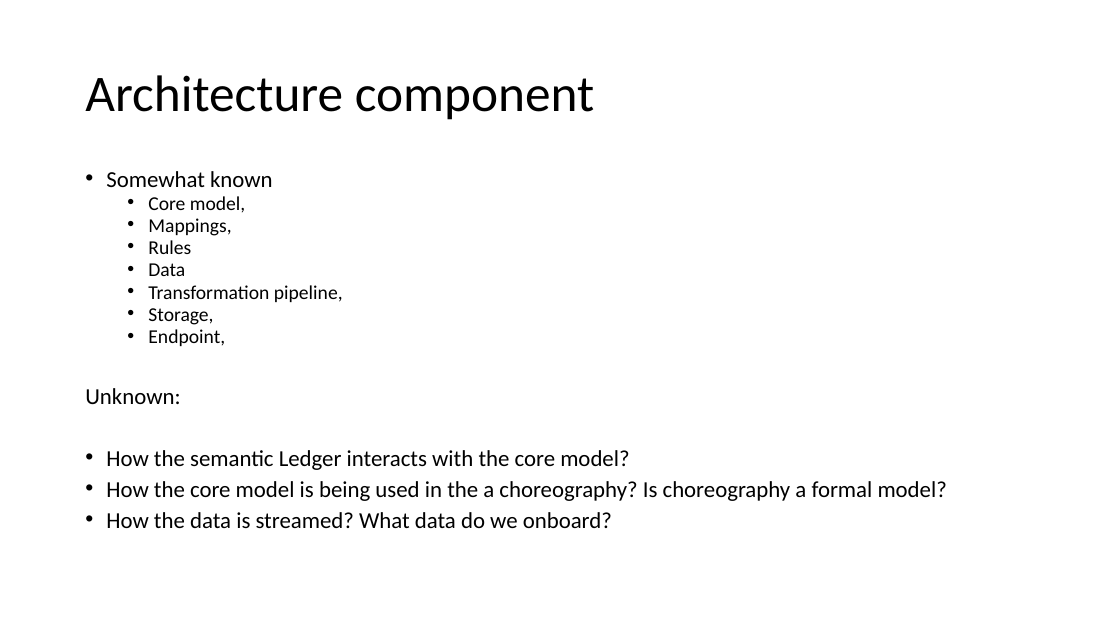
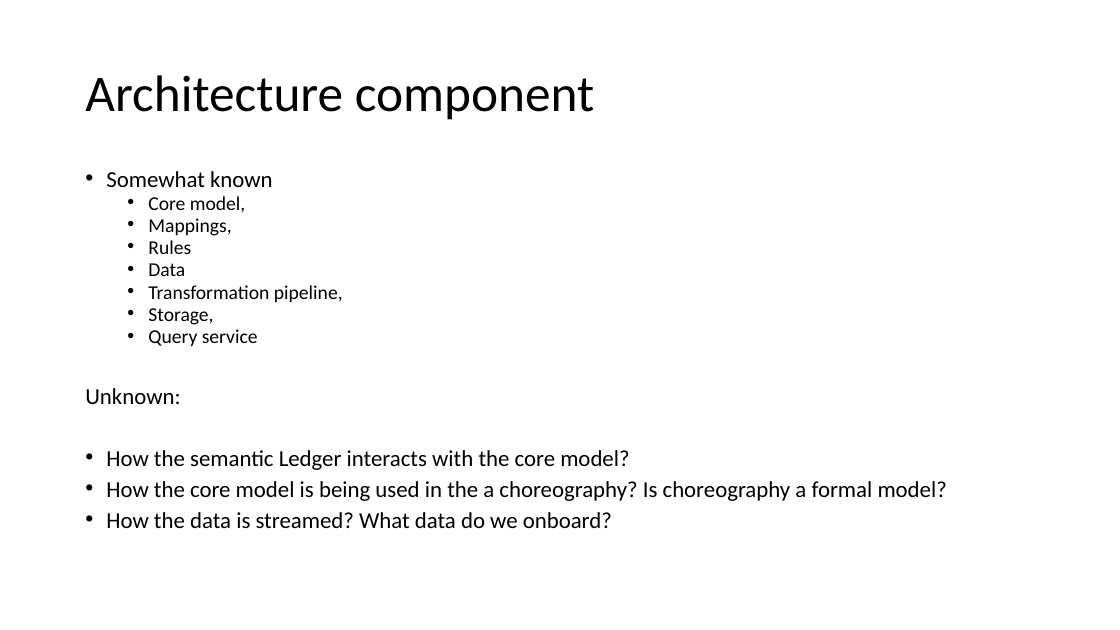
Before and after one commit to federatedplatforms/FEDeRATED-Semantic-Model, a slide deck: slide 4 of Presentation/Logistic_KnowledgeGraph.pptx. Drawn at 1120x630 pixels with LibreOffice and Linux fonts; fonts in the diff are those of the drawing. Boxes give left, top, right and bottom in pixels: in the first picture for what was removed or moved away, otherwise in the second. Text is boxed around its words. In the diff, an @@ line names an element or a change of style, - is before the commit and + after.

```diff
--- a/Presentation/Logistic_KnowledgeGraph.pptx
+++ b/Presentation/Logistic_KnowledgeGraph.pptx
@@ text at (148,329,258,346): text changed @@
-  • Endpoint,
+  • Query service
```
Also in this commit, not shown: 1 other slide changed.
